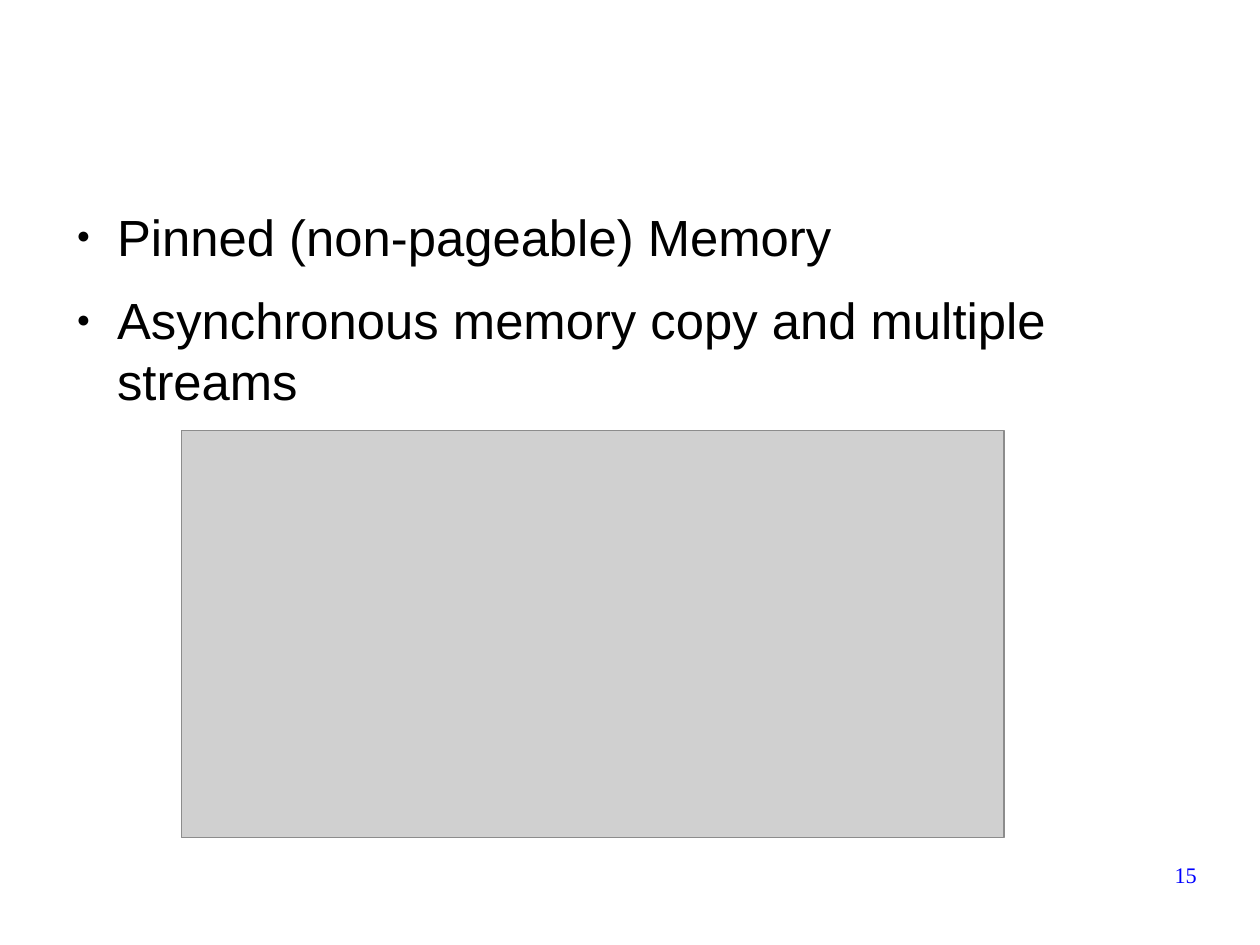
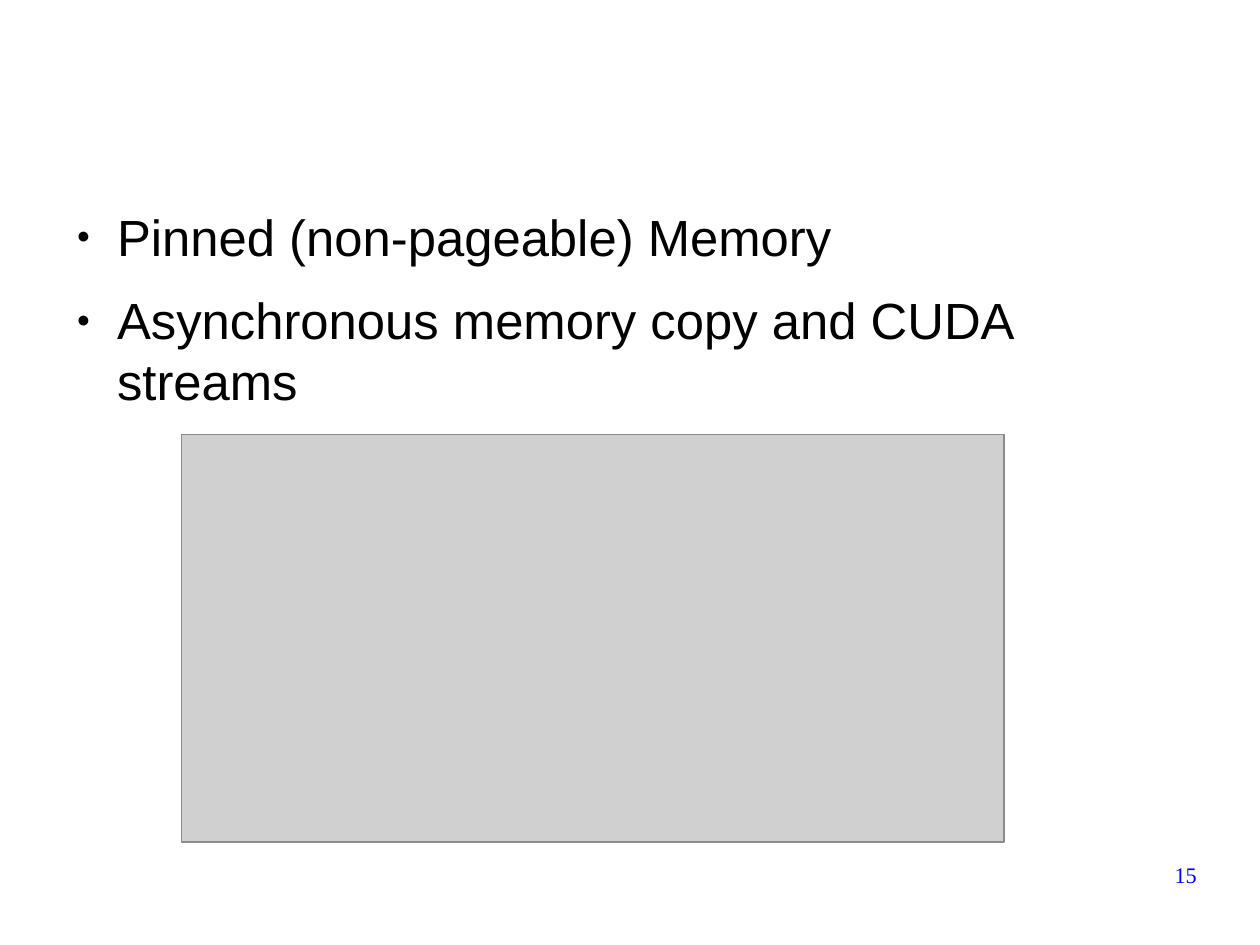
Before and after one commit to forestcheng/cudahmmsearch, a slide deck: slide 15 of thesis/thesisDefense.odp. Drawn at 1260x945 pixels with LibreOffice and Linux fonts; fonts in the diff are those of the drawing; grey boxes stand for pictures; background and template pictures are left out. Boxes give left, top, right and bottom in pixels: in the first picture for what was removed or moved away, otherwise in the second. Text is boxed around its words. In the diff, an @@ line names an element or a change of style, - is before the commit and + after.

```diff
--- a/thesis/thesisDefense.odp
+++ b/thesis/thesisDefense.odp
@@ text at box(117, 302, 1015, 401): text changed @@
-● Asynchronous memory copy and multiple streams
+● Asynchronous memory copy and CUDA streams
@@ picture: place and size @@
-picture at box(182, 430, 1005, 837)
+picture at box(182, 434, 1005, 842)
```
Also in this commit, not shown: 2 other slides changed, 1 other file.
